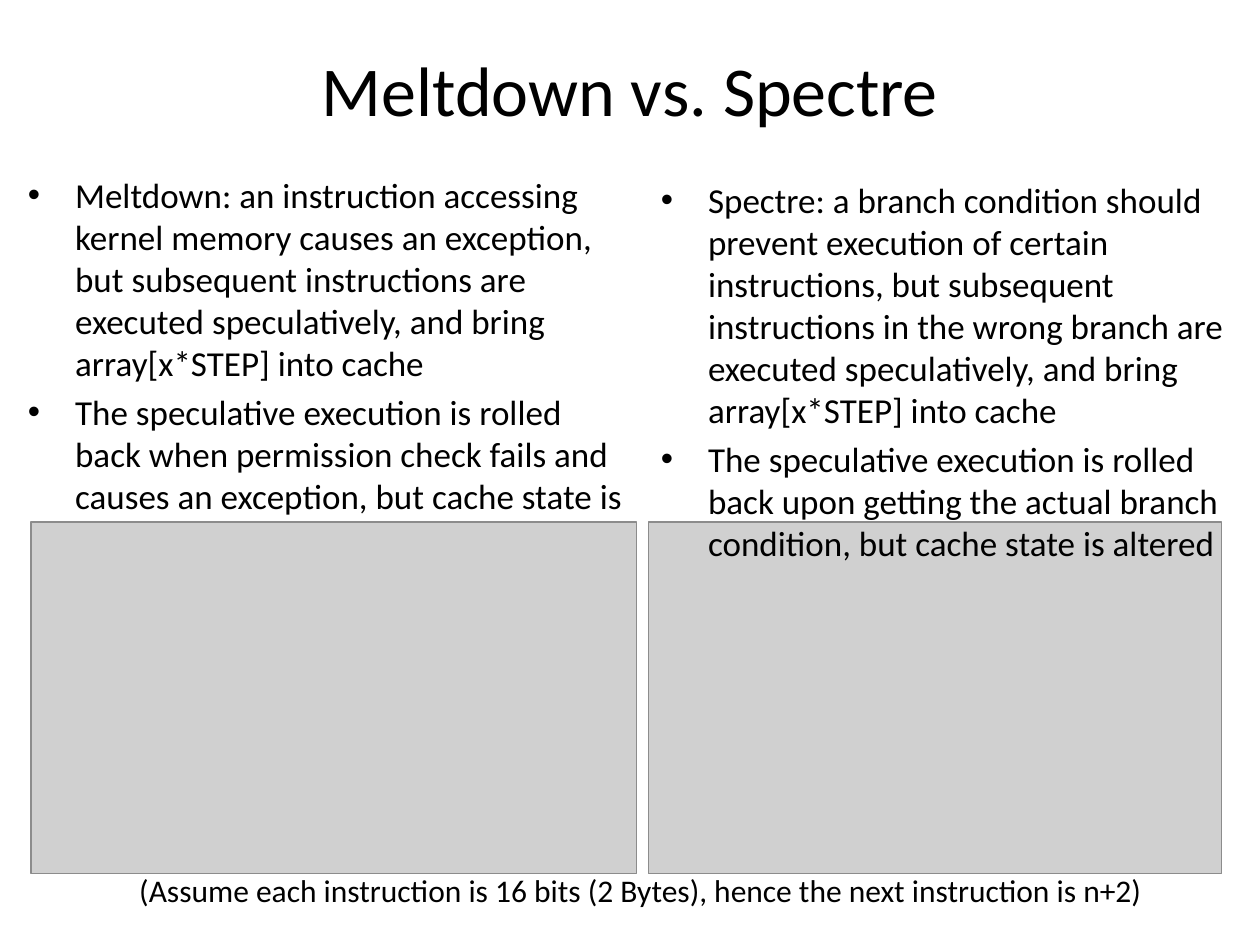
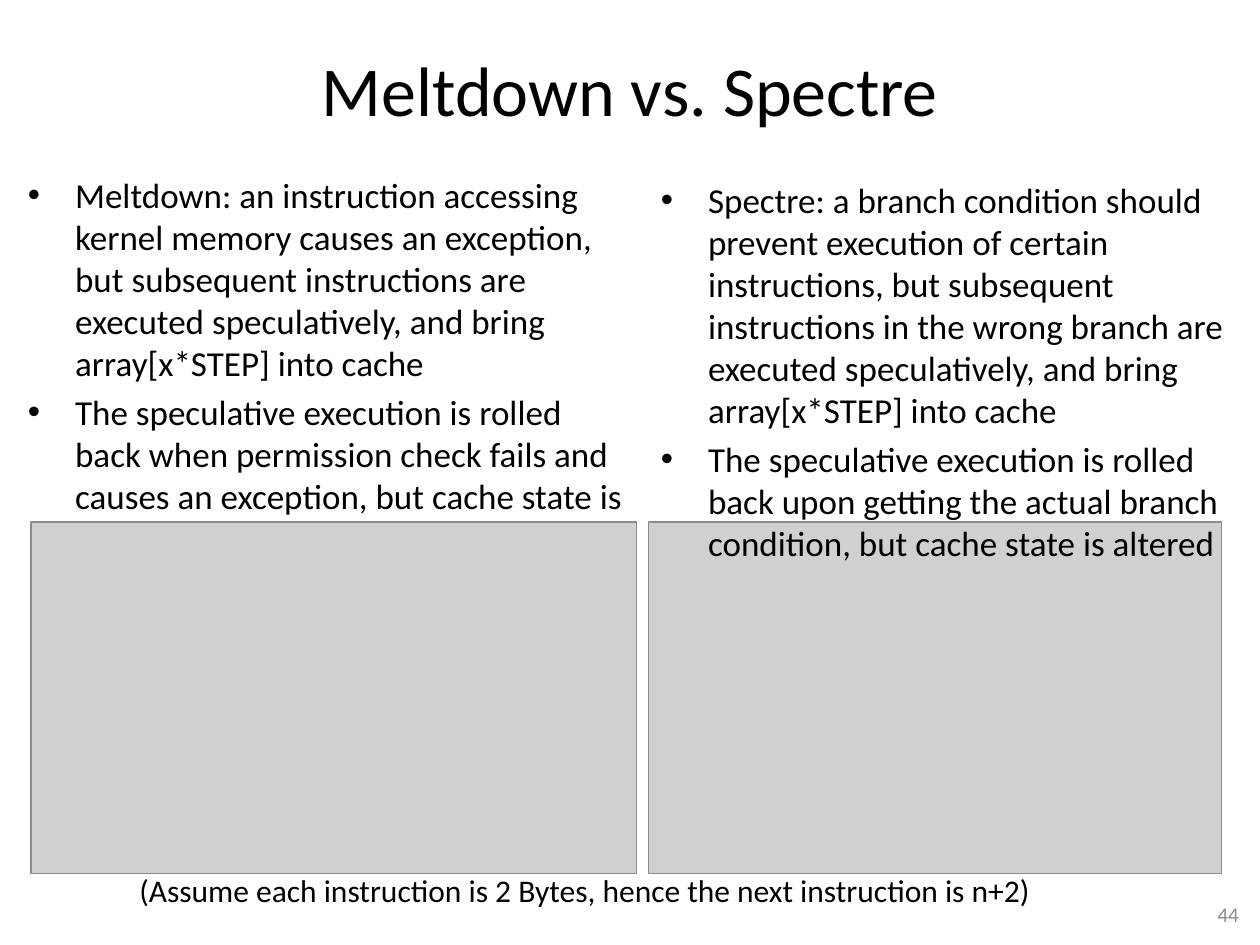
Before and after one commit to gulaoshi/gu.github.io, a slide deck: slide 44 of InfoSec/PPTs/Labs/Lab5-6-Meltdown&Spectre.pptx (slide 45 before the commit). Drawn at 1260x945 pixels with LibreOffice and Linux fonts; fonts in the diff are those of the drawing; grey boxes stand for pictures. Boxes give left, top, right and bottom in pixels: in the first picture for what was removed or moved away, otherwise in the second. Text is boxed around its words. In the diff, an @@ line names an element or a change of style, - is before the commit and + after.

```diff
--- a/InfoSec/PPTs/Labs/Lab5-6-Meltdown&Spectre.pptx
+++ b/InfoSec/PPTs/Labs/Lab5-6-Meltdown&Spectre.pptx
@@ text at [139,879,1030,907]: text changed @@
-(Assume each instruction is 16 bits (2 Bytes), hence the next instruction is n+2)
+(Assume each instruction is 2 Bytes, hence the next instruction is n+2)
@@ page number added at [1218,908,1239,922], 12 pt, text #8C8C8C @@
+44
```
Also in this commit, not shown: 44 other slides changed, 1 slide removed.
